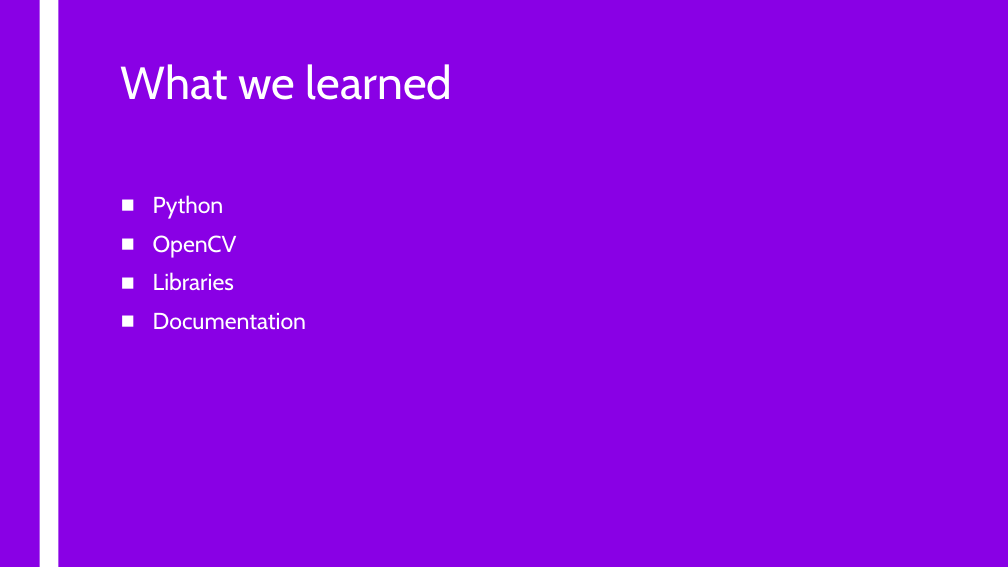
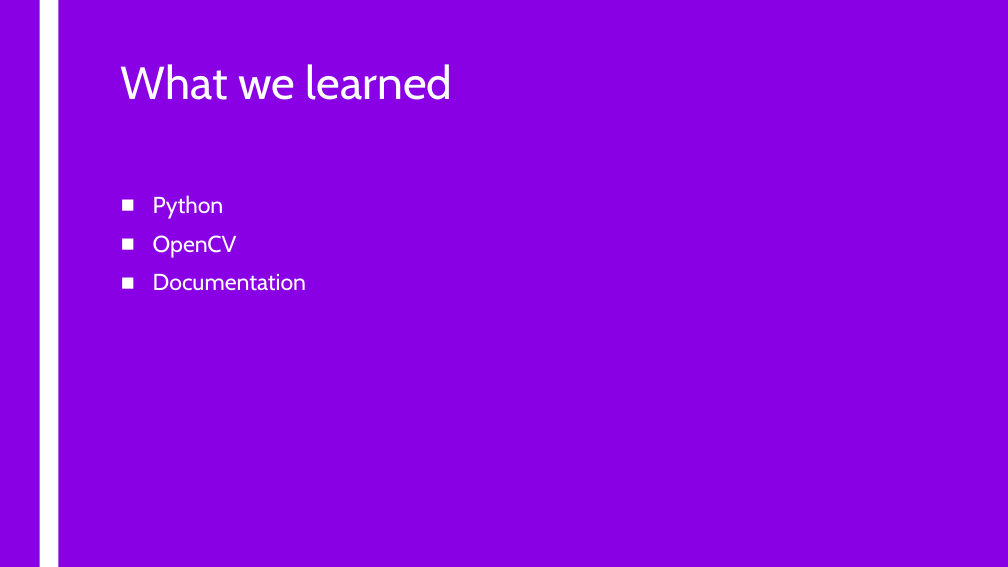
Before and after one commit to JariHeijden/rock-paper-code, a slide deck: slide 5 of documentation/Presentation/Presentation+.pptx. Drawn at 1008x567 pixels with LibreOffice and Linux fonts; fonts in the diff are those of the drawing. Boxes give left, top, right and bottom in pixels: in the first picture for what was removed or moved away, otherwise in the second. Text is boxed around its words. In the diff, an @@ line names an element or a change of style, - is before the commit and + after.

Commit message:
Presentation update

```diff
--- a/documentation/Presentation/Presentation+.pptx
+++ b/documentation/Presentation/Presentation+.pptx
@@ text at [153, 272, 234, 291]: paragraph removed @@
-■ Libraries
```
Also in this commit, not shown: 1 other slide changed.
